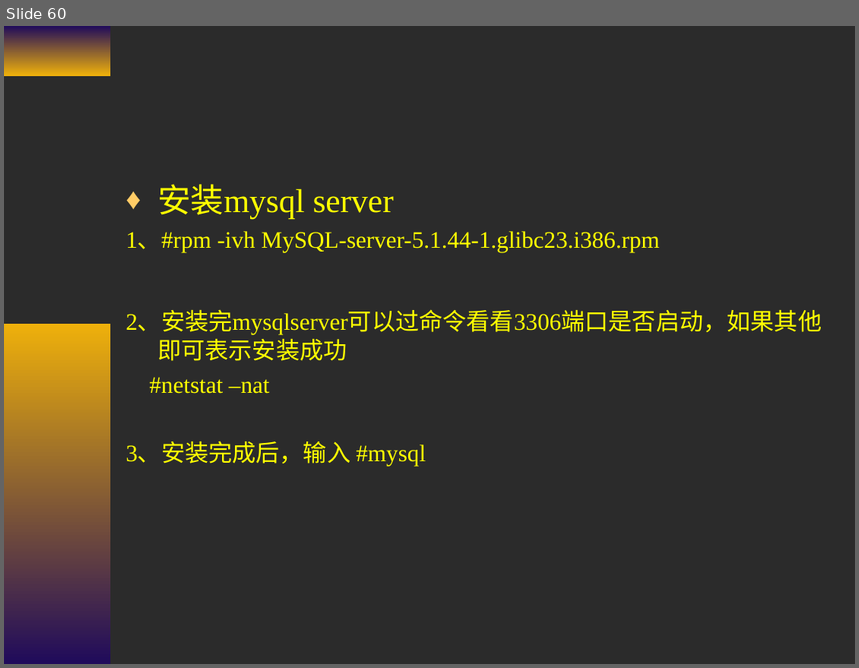
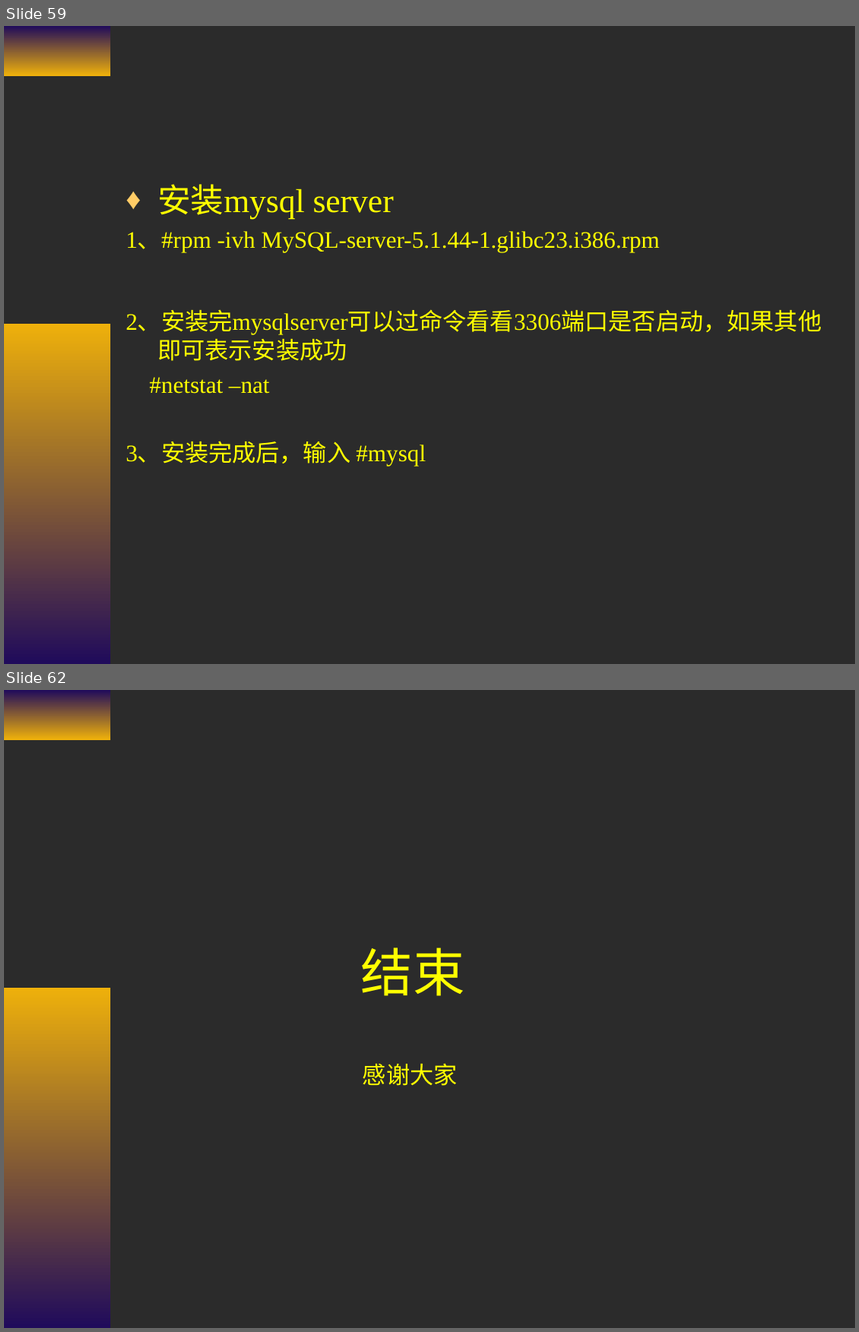
Before and after one commit to cash2one/ekproject, a slide deck: workSpace/temp/资料/复件 第二章 Linux常用命令.ppt. Shown one above the other, each under a label of ours: slide 60 before the commit, slides 59 and 62 after it; the slides between them are not shown. The pictures are 859x668 and 859x1332 pixels, drawn with LibreOffice and Linux fonts; fonts in the diff are those of the drawing; background and template pictures are left out; a plain dark background stands for a picture behind light text. Boxes give left, top, right and bottom in pixels: in the first picture for what was removed or moved away, otherwise in the second. Text is boxed around its words. In the diff, an @@ line names an element or a change of style, - is before the commit and + after.

```diff
--- a/workSpace/temp/资料/复件 第二章 Linux常用命令.ppt
+++ b/workSpace/temp/资料/复件 第二章 Linux常用命令.ppt
@@ slide 62 added at <box>4,690,855,1328</box>, background picture (left out); not listed: 2 template elements that a slide beside it also shows @@
@@ title added at <box>361,948,465,996</box>, 44 pt, text #FFFF00 @@
+结束
@@ text added at <box>363,1064,458,1086</box>, 20 pt, text #FFFF00 @@
+感谢大家
@@ what was slide 60 is now slide 59 @@
```
Also in this commit, not shown: 4 slides changed, 1 slide removed.
